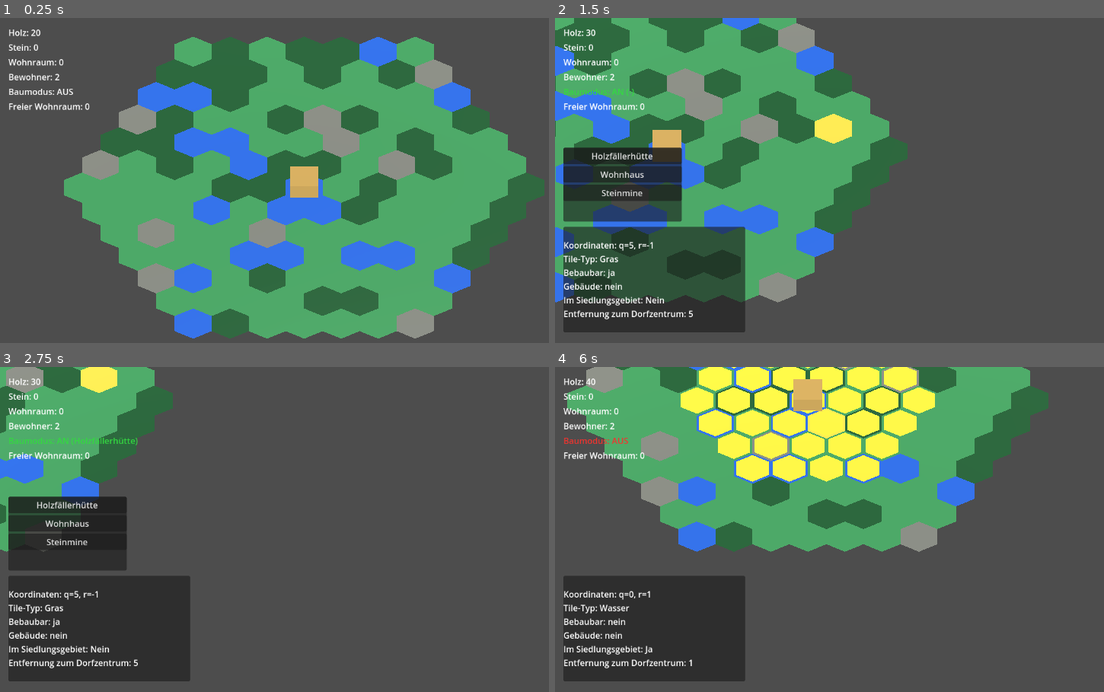
Above: before the commit, frames 1-4 (two rows, left to right).
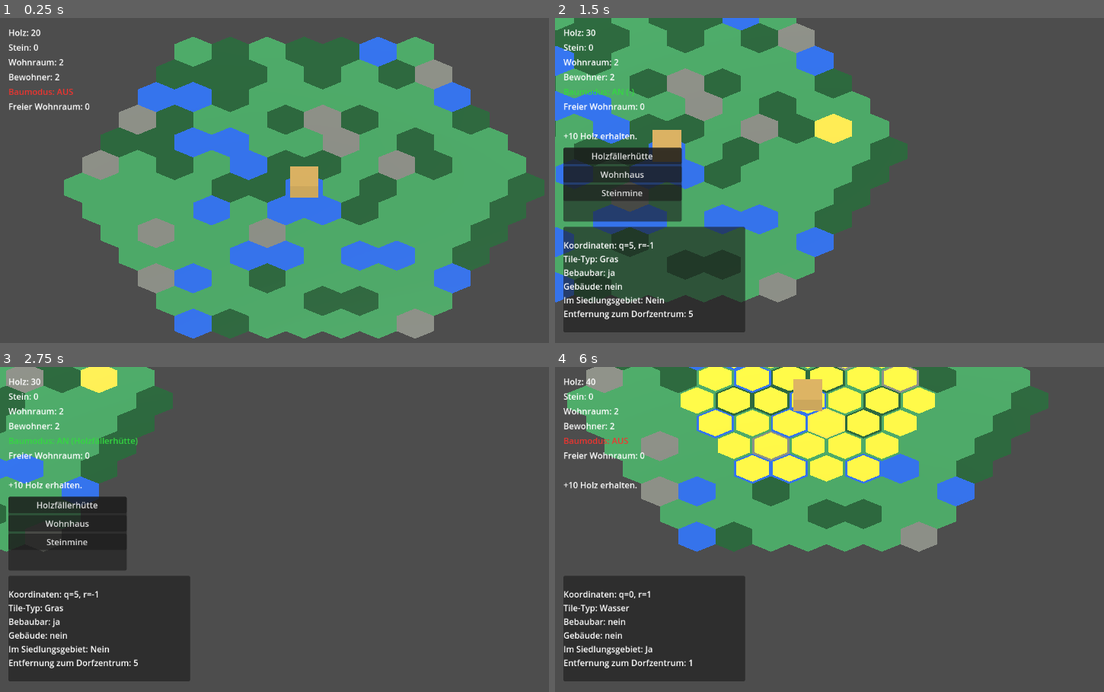
Above: after the commit, the same moments.

Repository: Ranu4922/CodexGame
Game: Godot game, scene res://scenes/Main.tscn
Two runs of this game, one before a commit and one after it. Both use one fixed random seed, a clock stepped at 60 frames per second and the inputs below.
Inputs (mouse positions are in pixels of both pictures, inside the frame that each line leads up to):
- Up to frame 1 (0.25 s): no input
- Up to frame 2 (1.5 s): tap Enter at 0.5 s; move the mouse to (994, 170) at 0.52 s; hold D 0.53-1.28 s; tap B at 0.6 s; click (994, 170) at 0.67 s; move the mouse to (736, 206) at 1.27 s; hold S from 1.28 s (still down); tap R at 1.35 s
- Up to frame 3 (2.75 s): move the mouse to (362, 461) at 2.02 s; release S at 2.03 s; hold D from 2.03 s (still down); tap 1 at 2.1 s
- Up to frame 4 (6 s): move the mouse to (829, 607) at 2.77 s; release D at 2.78 s; hold W 2.78-3.53 s; tap one key every 0.75 s from 2.85 s: 2 3 V B R; click (829, 607) at 2.92 s; move the mouse to (1043, 588) at 3.52 s; hold A 3.53-5.03 s; move the mouse to (675, 487) at 4.27 s; move the mouse to (889, 539) at 5.02 s; hold S 5.03-5.78 s; click (889, 539) at 5.17 s; move the mouse to (769, 451) at 5.77 s; hold D from 5.78 s (still down)

The runs differ from the first frame. In frame 1, 0.1% of the frame differs, in the area x 1-14%, y 12-24%; in frame 2, 0.1%, in the area x 1-15%, y 12-38%; in frame 3, 0.1%; in frame 4, 0.1%.
Error before the commit: Invalid access to property or key 'population_changed' on a base object of type 'Node3D (hex_grid.gd)'. (res://scripts/game_world.gd:31)

Commit message:
Add simple population system

Diff:
--- a/scripts/hex_grid.gd
+++ b/scripts/hex_grid.gd
@@ -22,6 +22,8 @@
 signal wood_changed(amount: int)
 signal stone_changed(amount: int)
 signal housing_changed(amount: int)
+signal population_changed(amount: int)
+signal free_housing_changed(amount: int)
 signal message_changed(text: String)
 
 @export var radius: int = 6
@@ -30,6 +32,7 @@
 @export var generation_seed: int = 12345
 @export var starting_wood: int = 20
 @export var starting_stone: int = 0
+@export var starting_population: int = 2
 @export var lumberjack_hut_wood_cost: int = 5
 @export var house_wood_cost: int = 10
 @export var stone_mine_wood_cost: int = 10
@@ -45,6 +48,9 @@
 var wood: int = 0
 var stone: int = 0
 var housing_capacity: int = 0
+var population: int = 0
+var free_housing: int = 0
+var residents: Array[Dictionary] = []
 var tiles_by_coords: Dictionary = {}
 var lumberjack_hut_tiles: Array[MeshInstance3D] = []
 var stone_mine_tiles: Array[MeshInstance3D] = []
@@ -70,6 +76,8 @@
 	influence_marker_material = _make_material(Color(0.90, 0.82, 0.20))
 	_generate_grid()
 	_place_starting_village_center()
+	_recalculate_housing_capacity()
+	_initialize_population()
 	_update_village_center_influence()
 	selected_building_changed.emit("-")
 
@@ -314,7 +322,7 @@
 			"name": "Dorfzentrum",
 			"build_costs": {"wood": 0, "stone": 0},
 			"allowed_tile_types": ["Gras", "Wald", "Stein"],
-			"housing": 0,
+			"housing": 2,
 			"production": 0,
 			"production_resource": "",
 		},
@@ -453,6 +461,7 @@
 	center_tile.set_meta("building_name", _get_building_display_name("village_center"))
 	center_tile.set_meta("building_type", "village_center")
 	center_tile.set_meta("nearest_village_center_coords", Vector2i(0, 0))
+	center_tile.set_meta("resident_capacity", _get_building_housing("village_center"))
 	village_center_tile = center_tile
 
 
@@ -581,6 +590,42 @@
 	message_changed.emit("+%d Holz erhalten." % amount)
 
 
+func _initialize_population() -> void:
+	var initial_population: int = min(starting_population, housing_capacity)
+	_set_population(initial_population)
+
+
+func _set_population(amount: int) -> void:
+	population = min(amount, housing_capacity)
+	_sync_resident_data_to_population()
+	population_changed.emit(population)
+	_update_free_housing()
+
+
+func _sync_resident_data_to_population() -> void:
+	while residents.size() < population:
+		var resident_data: Dictionary = {
+			"id": residents.size() + 1,
+			"job": "",
+		}
+		residents.append(resident_data)
+
+	while residents.size() > population:
+		residents.remove_at(residents.size() - 1)
+
+
+func _clamp_population_to_housing() -> void:
+	if population > housing_capacity:
+		_set_population(housing_capacity)
+
+
+func _update_free_housing() -> void:
+	free_housing = housing_capacity - population
+	if free_housing < 0:
+		free_housing = 0
+	free_housing_changed.emit(free_housing)
+
+
 func _recalculate_housing_capacity() -> void:
 	var total_capacity: int = 0
 
@@ -589,11 +634,13 @@
 			continue
 
 		var tile: MeshInstance3D = tile_variant as MeshInstance3D
-		if String(tile.get_meta("building_type", "")) == "house":
+		if tile.has_meta("resident_capacity"):
 			total_capacity += int(tile.get_meta("resident_capacity", 0))
 
 	housing_capacity = total_capacity
 	housing_changed.emit(housing_capacity)
+	_clamp_population_to_housing()
+	_update_free_housing()
 
 
 func _run_production_cycle() -> void:
